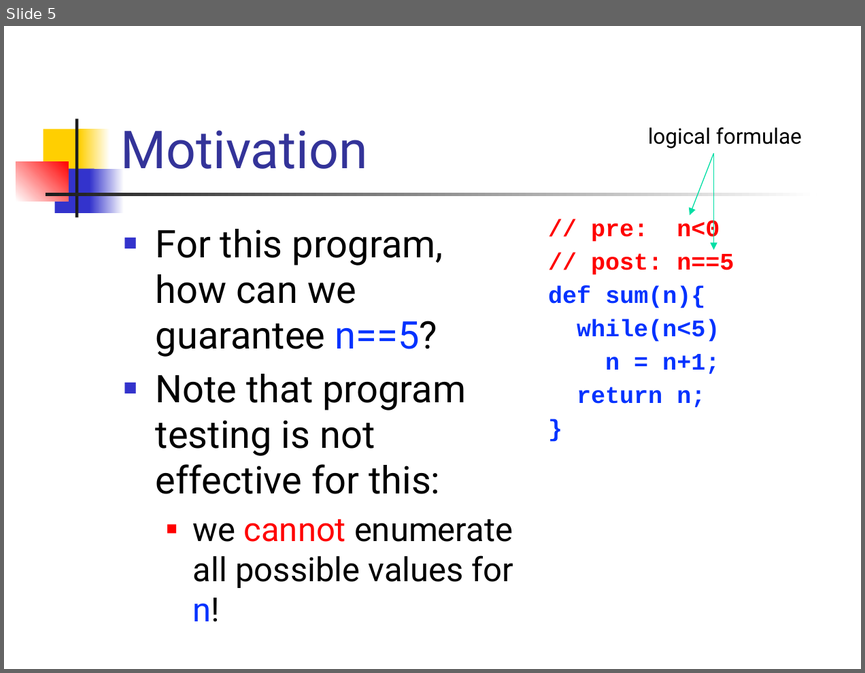
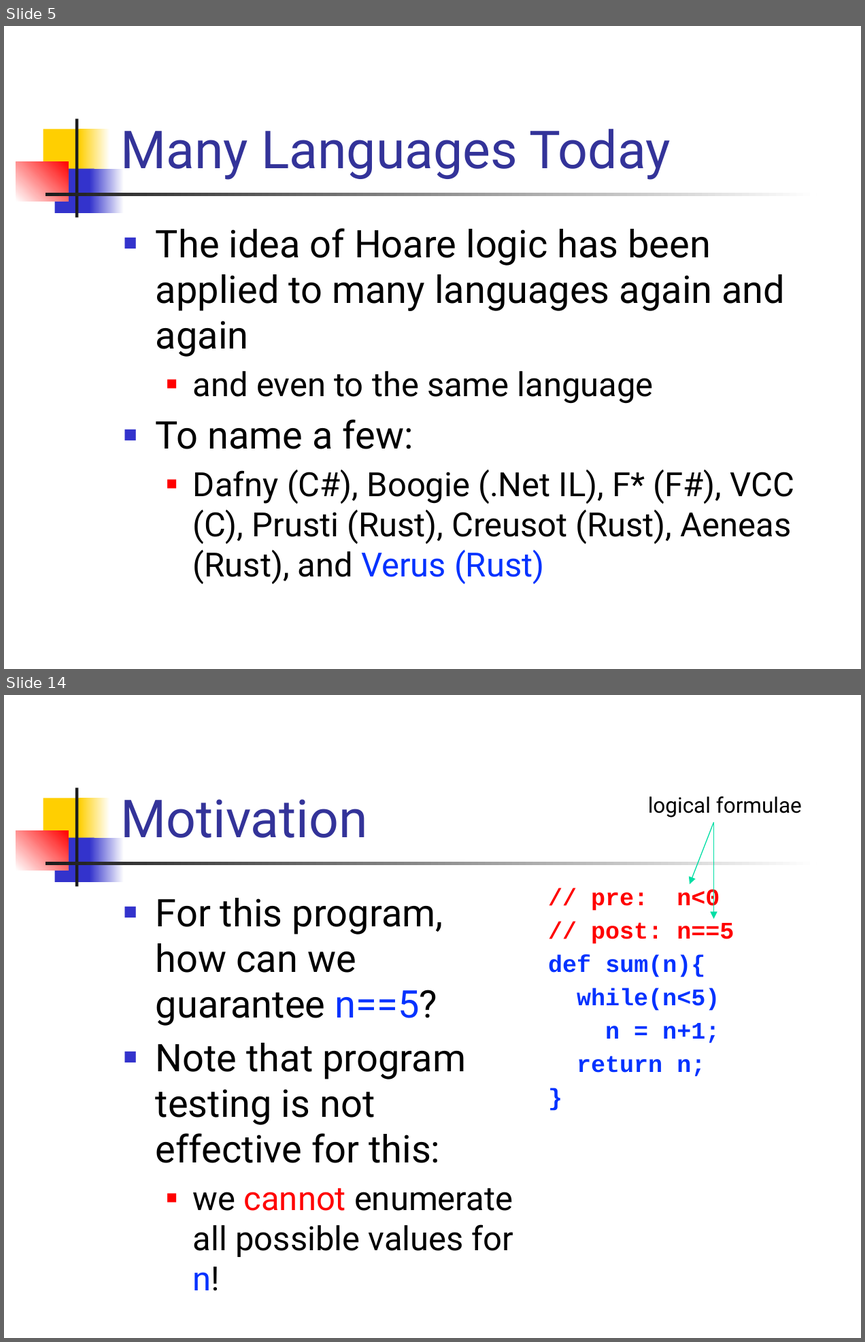
Before and after one commit to csslab-ustc/csslab-ustc.github.io, a slide deck: courses/theory/slides/lec18-hoare.pptx. Shown one above the other, each under a label of ours: slide 5 before the commit, slides 5 and 14 after it; the slides between them are not shown. The pictures are 865x673 and 865x1342 pixels, drawn with LibreOffice and Linux fonts; fonts in the diff are those of the drawing. Boxes give left, top, right and bottom in pixels: in the first picture for what was removed or moved away, otherwise in the second. Text is boxed around its words. In the diff, an @@ line names an element or a change of style, - is before the commit and + after.

```diff
--- a/courses/theory/slides/lec18-hoare.pptx
+++ b/courses/theory/slides/lec18-hoare.pptx
@@ slide 5 added at <box>4,26,861,669</box>, background #FFFFFF; not listed: 7 template elements that a slide beside it also shows @@
@@ title added at <box>120,129,670,180</box>, 44 pt, text #333399 @@
+Many Languages Today
@@ text added at <box>156,228,794,584</box>, 28 pt, text #000000 @@
+■ The idea of Hoare logic has been applied to many languages again and again
+  ■ and even to the same language
+■ To name a few:
+  ■ Dafny (C#), Boogie (.Net IL), F* (F#), VCC (C), Prusti (Rust), Creusot (Rust), Aeneas (Rust), and Verus (Rust)
@@ what was slide 5 is now slide 14 @@
```
Also in this commit, not shown: 2 slides changed, 8 other slides added.
